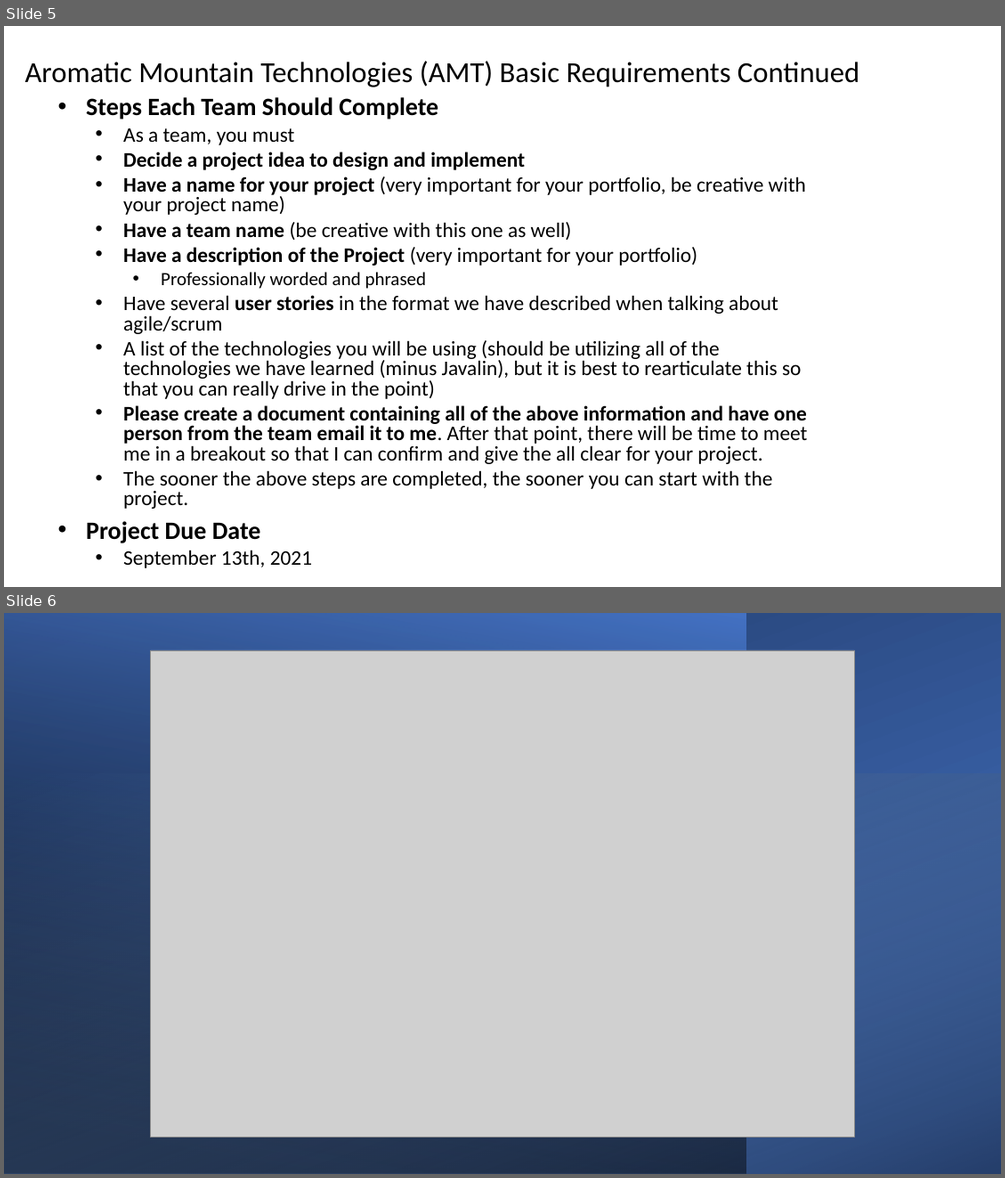
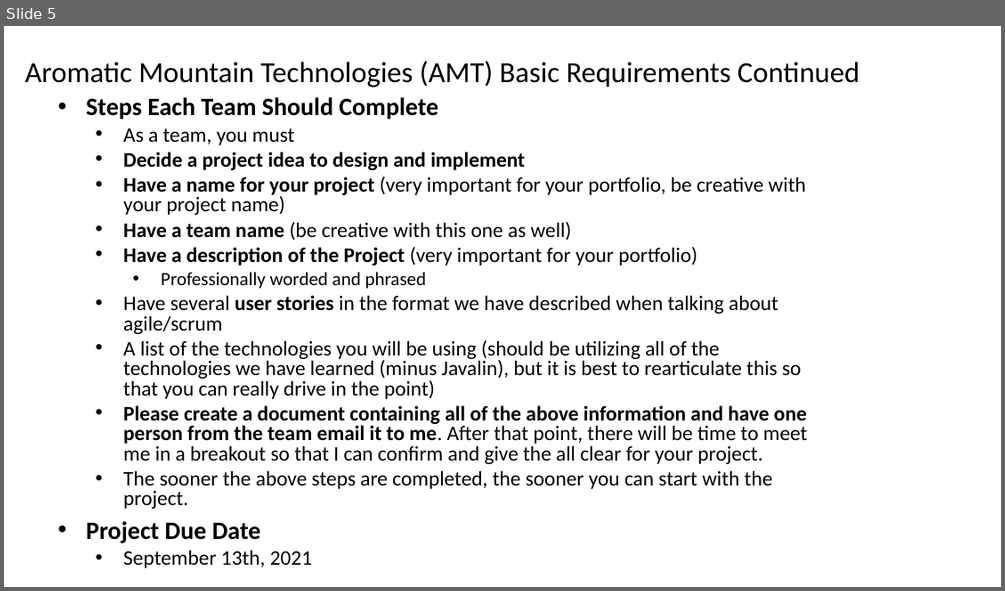
Before and after one commit to tlw8253/Aromatic-Mountain-Technologies-BE, a slide deck: docs/AMT.pptx. Shown one above the other, each under a label of ours: slides 5 and 6 before the commit, slide 5 after it. The pictures are 1005x1178 and 1005x591 pixels, drawn with LibreOffice and Linux fonts; fonts in the diff are those of the drawing; grey boxes stand for pictures. Boxes give left, top, right and bottom in pixels: in the first picture for what was removed or moved away, otherwise in the second. Text is boxed around its words. In the diff, an @@ line names an element or a change of style, - is before the commit and + after.

```diff
--- a/docs/AMT.pptx
+++ b/docs/AMT.pptx
@@ slide 6 removed at [4,613,1001,1174], background #FFFFFF @@
@@ rectangle removed at [4,613,1001,1174] @@
@@ rectangle removed at [4,613,745,1174] @@
@@ picture removed at [151,650,855,1136] @@
@@ rectangle removed at [4,774,1001,1174] @@
```
Also in this commit, not shown: 3 slides added, 3 other files.
